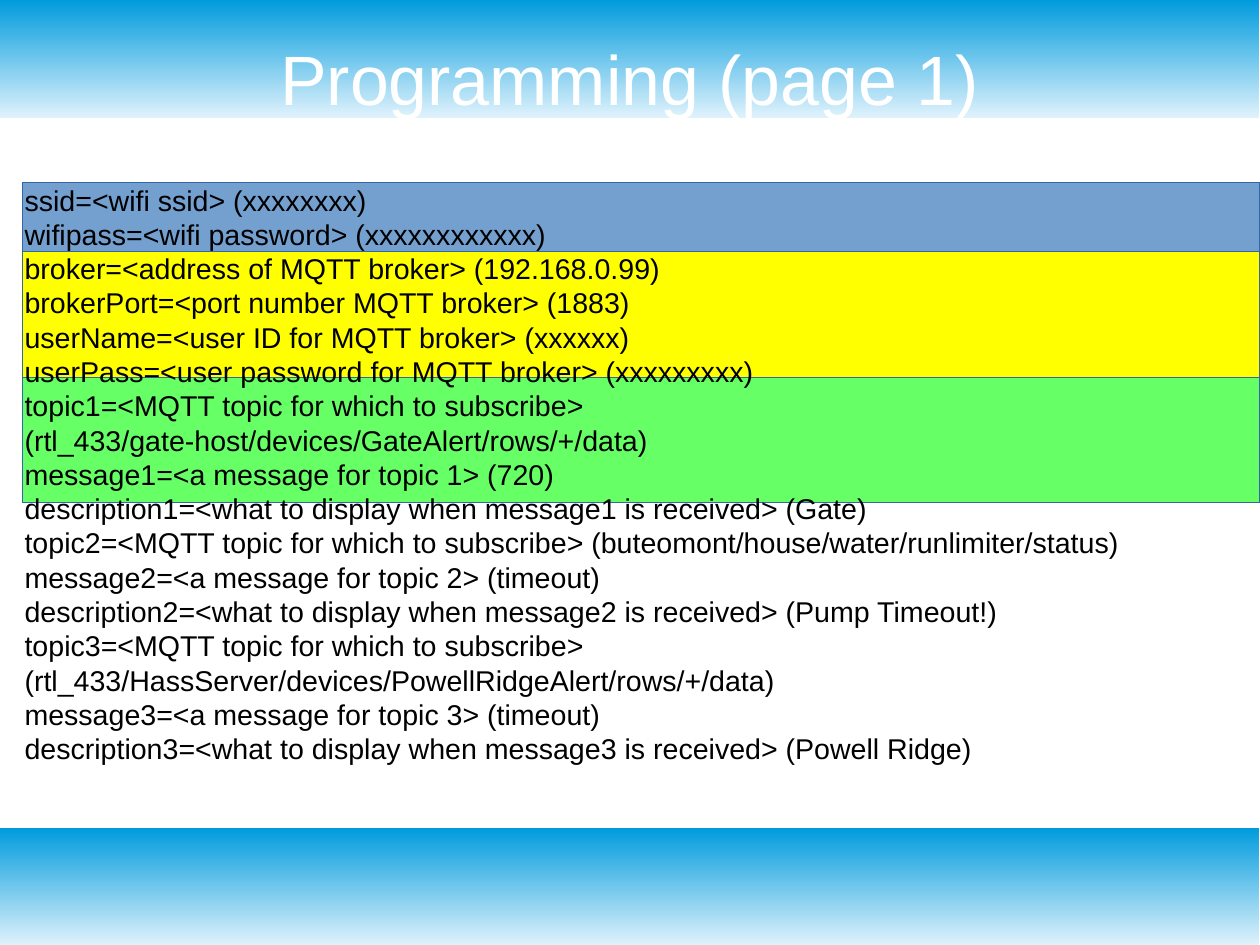
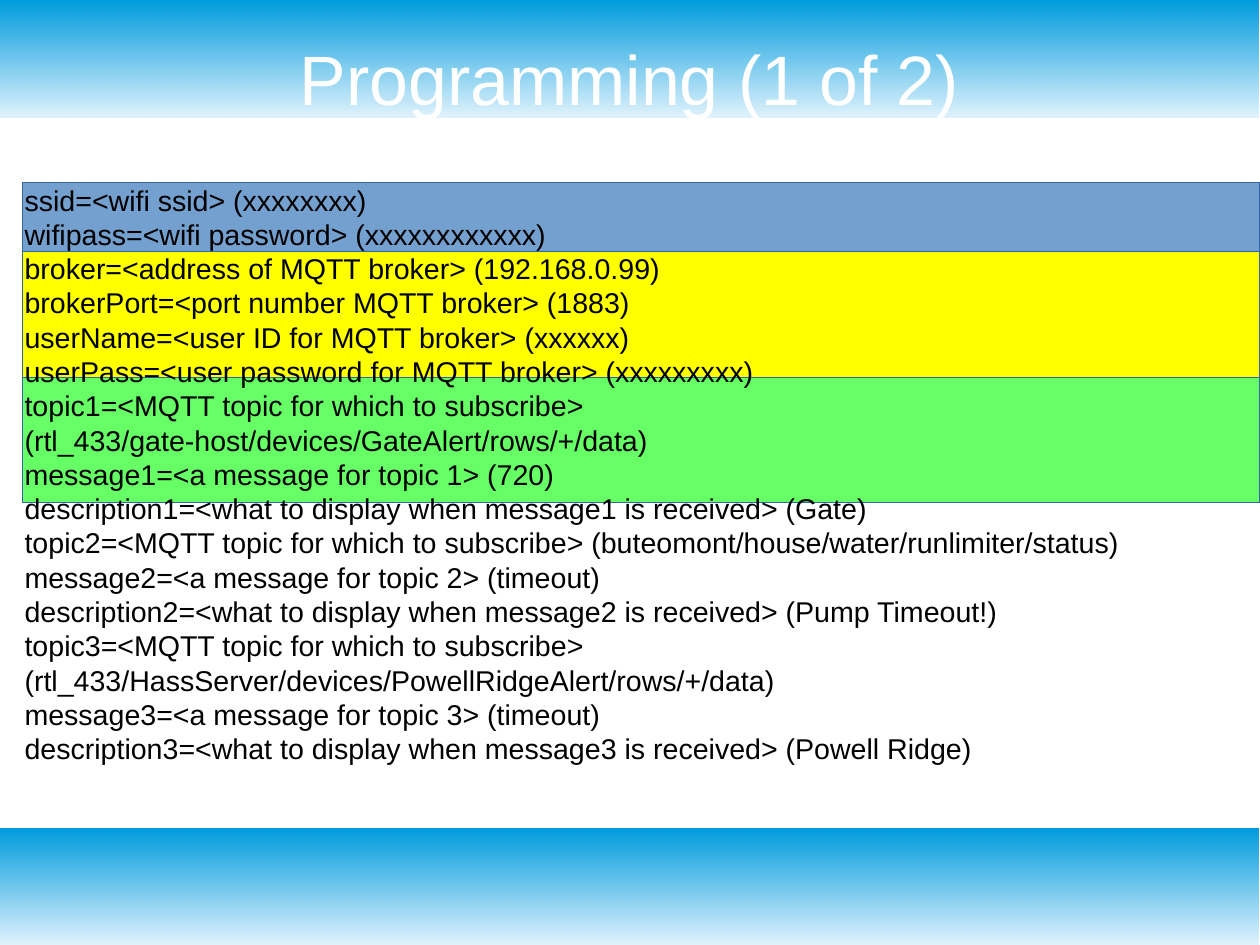
Before and after one commit to buteomont/mqttListener, a slide deck: slide 9 of presentation/HOT Club presentation.odp. Drawn at 1260x945 pixels with LibreOffice and Linux fonts; fonts in the diff are those of the drawing. Boxes give left, top, right and bottom in pixels: in the first picture for what was removed or moved away, otherwise in the second. Text is boxed around its words. In the diff, an @@ line names an element or a change of style, - is before the commit and + after.

```diff
--- a/presentation/HOT Club presentation.odp
+++ b/presentation/HOT Club presentation.odp
@@ title at <box>300,49,959,118</box>: text changed @@
-Programming (page 1)
+Programming (1 of 2)
```
Also in this commit, not shown: 6 other slides changed, 1 slide added, 1 other file.
